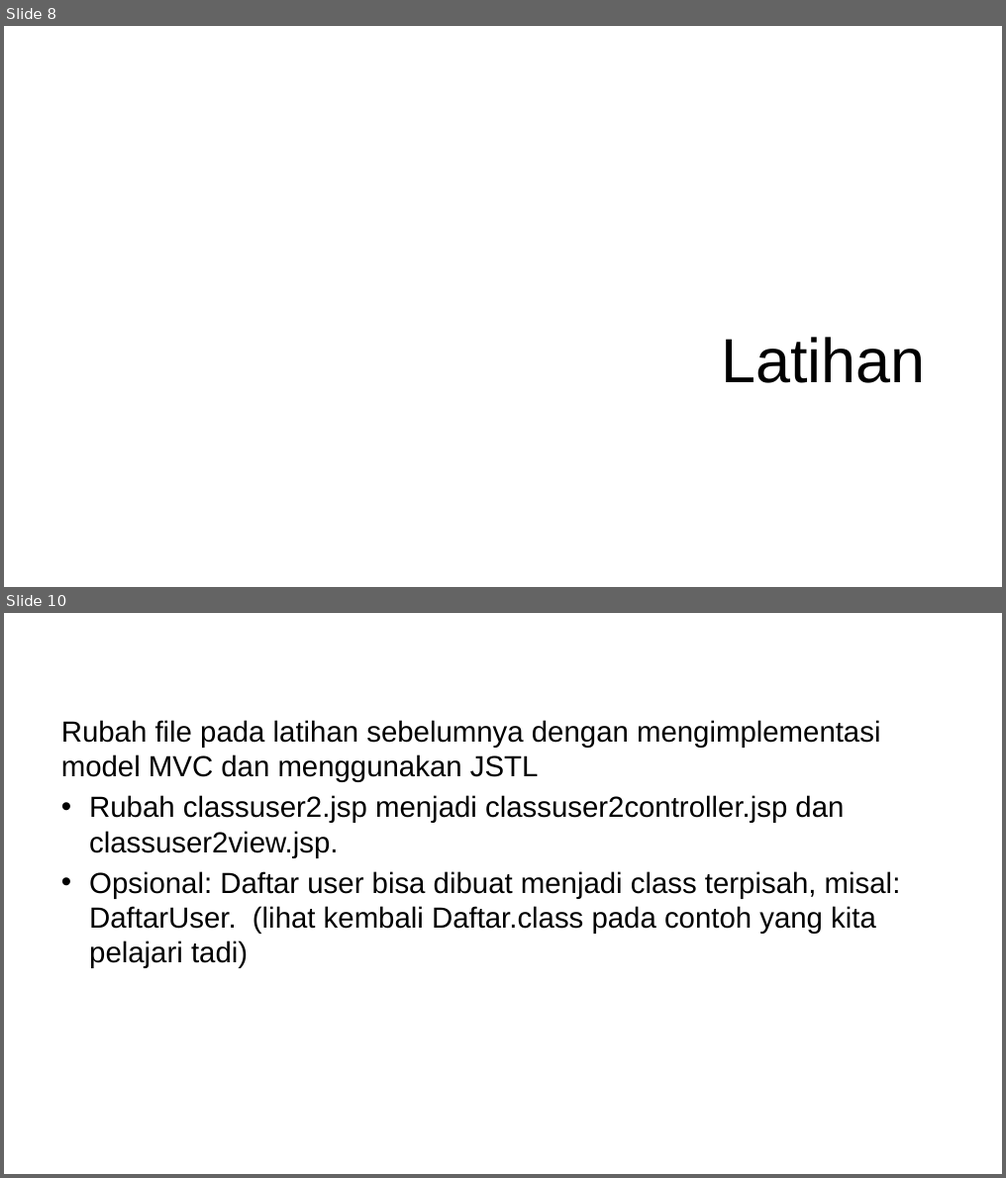
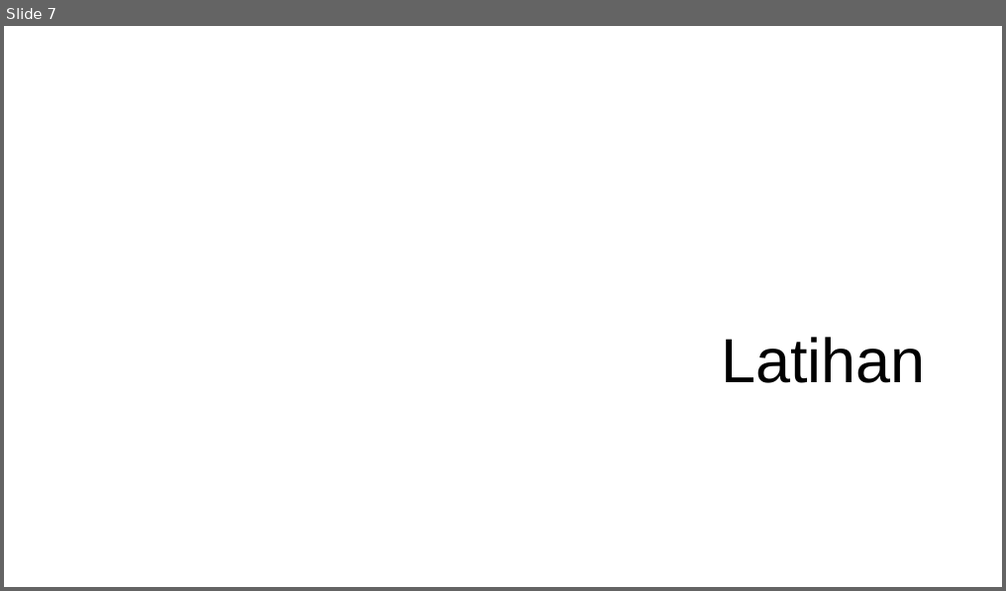
Before and after one commit to ruang-belajar/java-ee, a slide deck: docs/res/Java EE - Pertemuan 6.pptx. Shown one above the other, each under a label of ours: slides 8 and 10 before the commit, slide 7 after it; the slides between them are not shown. The pictures are 1006x1178 and 1006x591 pixels, drawn with LibreOffice and Linux fonts; fonts in the diff are those of the drawing; background and template pictures are left out. Boxes give left, top, right and bottom in pixels: in the first picture for what was removed or moved away, otherwise in the second. Text is boxed around its words. In the diff, an @@ line names an element or a change of style, - is before the commit and + after.

```diff
--- a/docs/res/Java EE - Pertemuan 6.pptx
+++ b/docs/res/Java EE - Pertemuan 6.pptx
@@ slide 10 removed at (4, 613, 1002, 1174), background picture (left out) @@
@@ title removed at (54, 629, 952, 676) @@
-Latihan
@@ text removed at (61, 720, 901, 968) @@
-Rubah file pada latihan sebelumnya dengan mengimplementasi model MVC dan menggunakan JSTL
-• Rubah classuser2.jsp menjadi classuser2controller.jsp dan classuser2view.jsp.
-• Opsional: Daftar user bisa dibuat menjadi class terpisah, misal: DaftarUser. (lihat kembali Daftar.class pada contoh yang kita pelajari tadi)
@@ what was slide 8 is now slide 7 @@
```
Also in this commit, not shown: 5 slides changed, 1 other slide removed, 9 other files.
